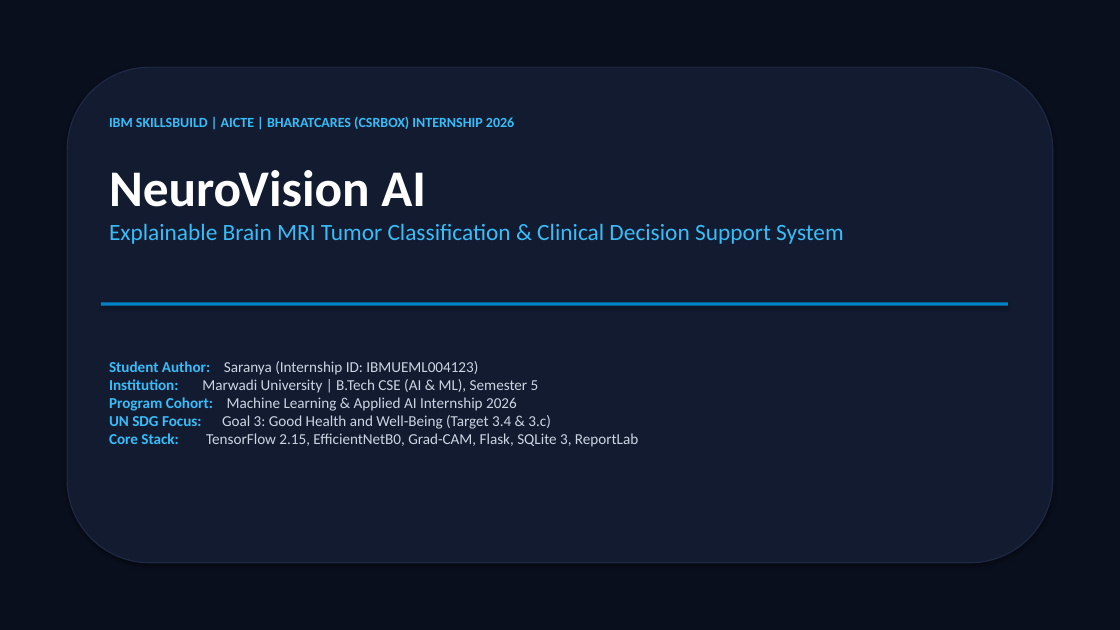
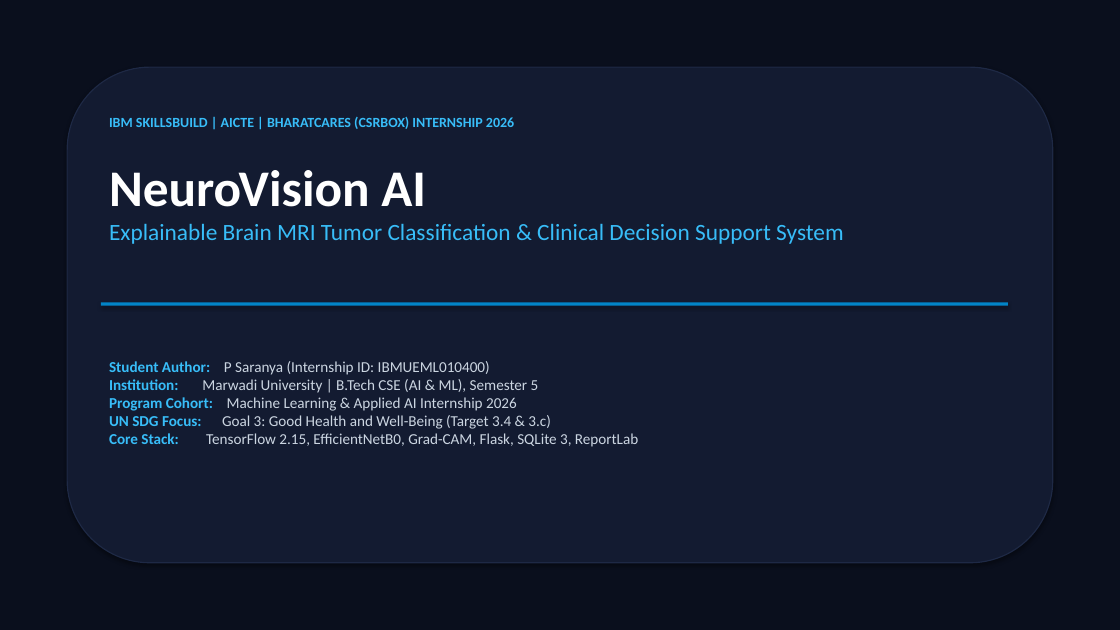
Before and after one commit to saranya230506/NeuroVision-AI, a slide deck: slide 1 of docs/NeuroVision_AI_Presentation.pptx. Drawn at 1120x630 pixels with LibreOffice and Linux fonts; fonts in the diff are those of the drawing. Boxes give left, top, right and bottom in pixels: in the first picture for what was removed or moved away, otherwise in the second. Text is boxed around its words. In the diff, an @@ line names an element or a change of style, - is before the commit and + after.

Commit message:
fix(metadata): correct student name to P Saranya and internship ID to IBMUEML010400 across all documents

```diff
--- a/docs/NeuroVision_AI_Presentation.pptx
+++ b/docs/NeuroVision_AI_Presentation.pptx
@@ text at <box>109,361,490,375</box>: text changed @@
-Student Author: Saranya (Internship ID: IBMUEML004123)
+Student Author: P Saranya (Internship ID: IBMUEML010400)
```
Also in this commit, not shown: 6 other files.
